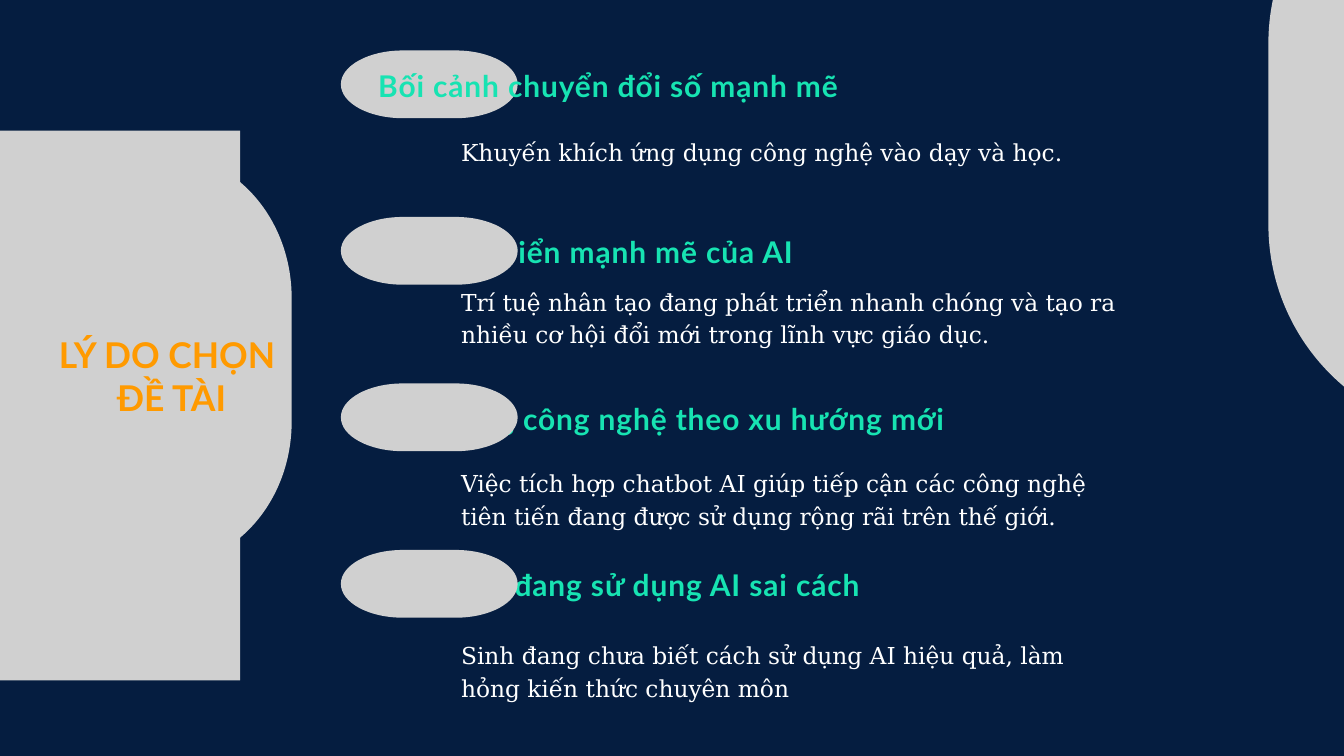
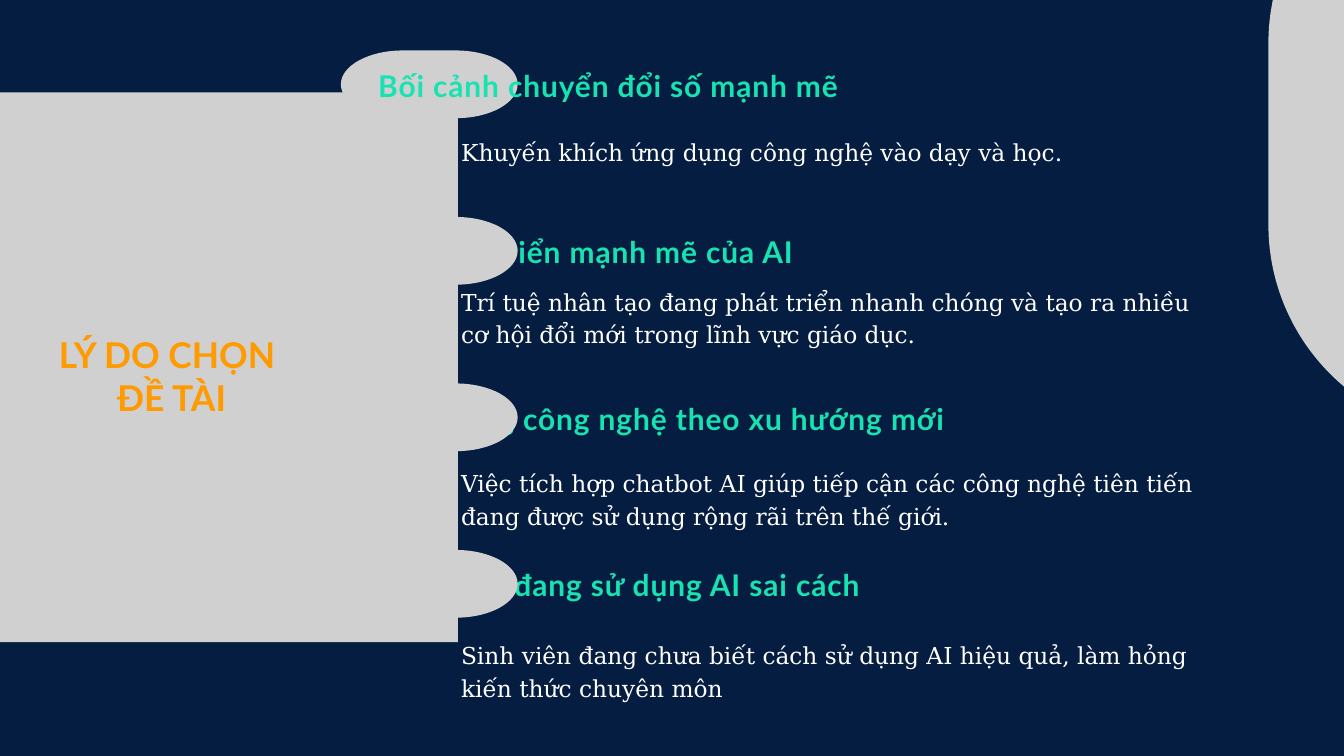
Before and after one commit to nguyenhuynhchi/tn-da22tta-110122001-nguyenhuynhchi-ai-support-program, a slide deck: slide 2 of docs/Slide KLTN.pptx. Drawn at 1344x756 pixels with LibreOffice and Linux fonts; fonts in the diff are those of the drawing; grey boxes stand for pictures. Boxes give left, top, right and bottom in pixels: in the first picture for what was removed or moved away, otherwise in the second. Text is boxed around its words. In the diff, an @@ line names an element or a change of style, - is before the commit and + after.

```diff
--- a/docs/Slide KLTN.pptx
+++ b/docs/Slide KLTN.pptx
@@ picture: place and size @@
-picture at (0, 130, 240, 680)
+picture at (0, 93, 458, 642)
@@ text "Trí tuệ nhân tạo đang ..." rewrapped from (461, 292, 1115, 348) to (461, 292, 1190, 349) @@
@@ text "Việc tích hợp chatbot AI ..." rewrapped from (461, 473, 1086, 531) to (461, 473, 1192, 531) @@
@@ text at (461, 645, 1187, 702): text changed @@
-Sinh đang chưa biết cách sử dụng AI hiệu quả, làm hỏng kiến thức chuyên môn
+Sinh viên đang chưa biết cách sử dụng AI hiệu quả, làm hỏng kiến thức chuyên môn
```
Also in this commit, not shown: 9 other slides changed, 2 slides added, 21 other files.
